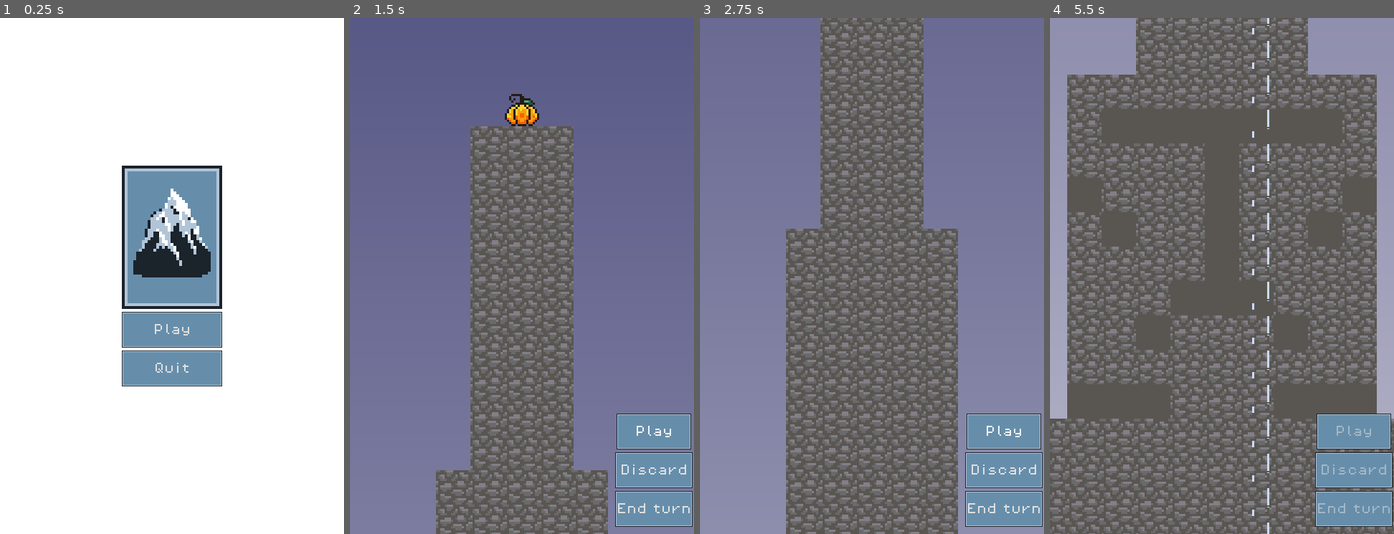
Above: before the commit, frames 1-4 (left to right).
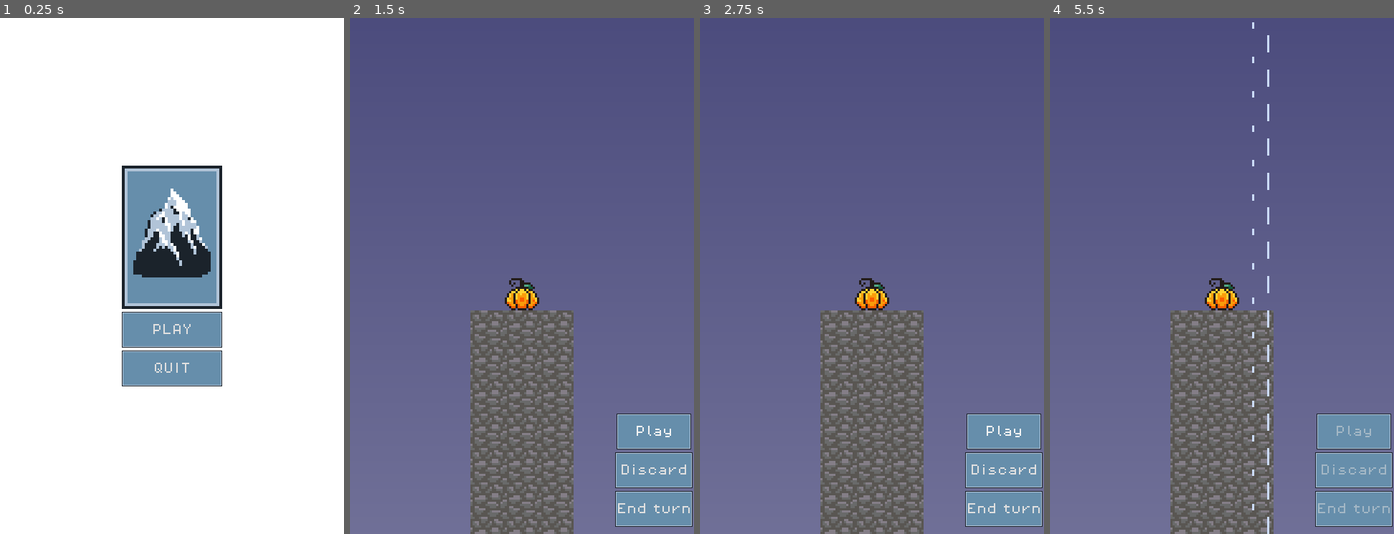
Above: after the commit, the same moments.

Repository: cbouwense/Scale-the-Summit
Game: Godot game, scene res://scenes/main_menu.tscn
The game is run twice, just before and just after one commit, with the same random seed, the same clock (stepped at 60 frames per second) and the same inputs.
Inputs:
- Up to frame 1 (0.25 s): no input
- Up to frame 2 (1.5 s): click "Play" (after the commit: "PLAY") at 0.5 s; click "Play" at 1.25 s
- Up to frame 3 (2.75 s): click "Play" at 2 s
- Up to frame 4 (5.5 s): click "Discard" at 2.75 s; click "End turn" at 3.5 s

The runs differ from the first frame. In frame 1, 0.1% of the frame differs, in the area x 44-56%, y 59-69%; in frame 2, 17%; in frame 3, 86%, in the area x 0-100%, y 0-100%; in frame 4, 85%.
Error after the commit: Parse Error: Preload file "res://scenes/lose_screen.tscn" does not exist. (res://scripts/game.gd:18)

Commit message:
Added lose screen

Diff:
--- a/scenes/game.tscn
+++ b/scenes/game.tscn
@@ -528,16 +528,6 @@
 script = ExtResource("8_7a370")
 card_manager_path = NodePath("../../../../../..")
 
-[node name="Pickup" parent="." instance=ExtResource("10_vqq0q")]
-visible = false
-position = Vector2(-8, -72)
-card_manager_path = NodePath("../CardManager")
-
-[node name="Pickup2" parent="." instance=ExtResource("10_vqq0q")]
-visible = false
-position = Vector2(24, -72)
-card_manager_path = NodePath("../CardManager")
-
 [node name="Avalanche" parent="." instance=ExtResource("13_tyg7e")]
 z_index = 3
 position = Vector2(409, -735)
@@ -547,6 +537,18 @@
 z_index = 3
 position = Vector2(157, 238)
 player_path = NodePath("../Player")
+
+[node name="Pickups" type="Node2D" parent="."]
+
+[node name="Pickup" parent="Pickups" instance=ExtResource("10_vqq0q")]
+visible = false
+position = Vector2(-8, -72)
+card_manager_path = NodePath("../../CardManager")
+
+[node name="Pickup2" parent="Pickups" instance=ExtResource("10_vqq0q")]
+visible = false
+position = Vector2(24, -72)
+card_manager_path = NodePath("../../CardManager")
 
 [node name="Hazards" type="Node2D" parent="."]
 
--- a/scenes/main_menu.tscn
+++ b/scenes/main_menu.tscn
@@ -48,13 +48,13 @@
 custom_minimum_size = Vector2(140, 50)
 layout_mode = 2
 theme = ExtResource("1_e0gm0")
-text = "Play"
+text = "PLAY"
 
 [node name="QuitButton" type="Button" parent="VBoxContainer"]
 custom_minimum_size = Vector2(140, 50)
 layout_mode = 2
 theme = ExtResource("1_e0gm0")
-text = "Quit"
+text = "QUIT"
 
 [connection signal="button_down" from="VBoxContainer/PlayButton" to="." method="_on_play_button_button_down"]
 [connection signal="button_down" from="VBoxContainer/QuitButton" to="." method="_on_quit_button_button_down"]
--- a/scripts/game.gd
+++ b/scripts/game.gd
@@ -14,6 +14,8 @@
 @export var main_cam: Camera2D
 @export var intro_path_follow: PathFollow2D
 #@onready var intro_path_follow: PathFollow2D
+
+var lose_scene = preload("res://scenes/lose_screen.tscn")
 
 var is_intro_running = true
 
@@ -35,3 +37,12 @@
 			main_cam.make_current()
 			is_intro_running = false
 			card_manager.start_game()
+
+func lose():
+	$Layer0.queue_free()
+	$Avalanche.queue_free()
+	$Wind.queue_free()
+	$Pickups.queue_free()
+	$Hazards.queue_free()
+	var lose_instance = lose_scene.instantiate()
+	card_manager.add_child(lose_instance)
--- a/scripts/lava_layer.gd
+++ b/scripts/lava_layer.gd
@@ -8,5 +8,4 @@
 
 func _process(delta: float) -> void:
 	if position.y < player.position.y:
-		print("lose")
-		#game.reset_game()
+		game.lose()
